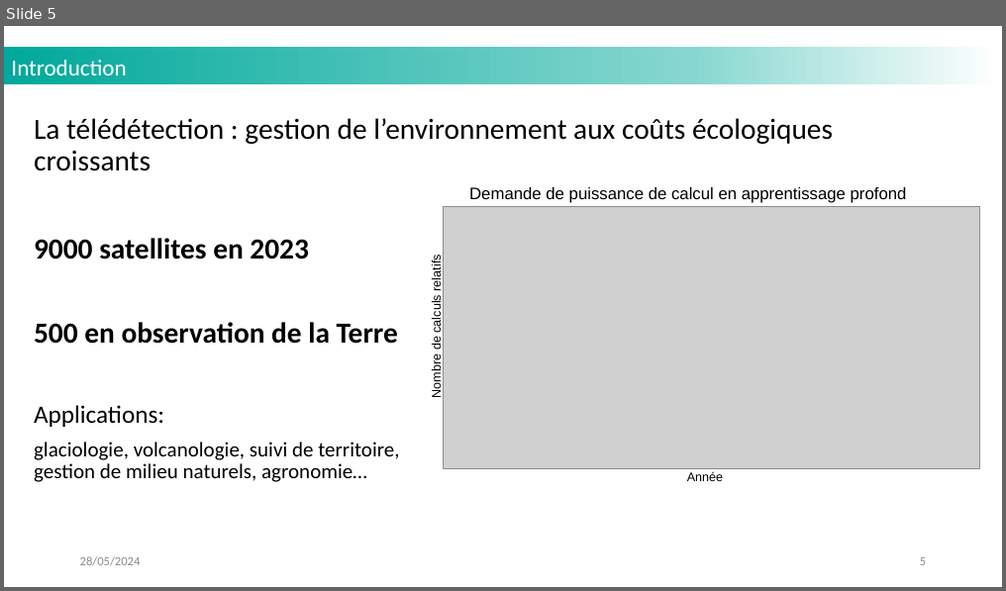
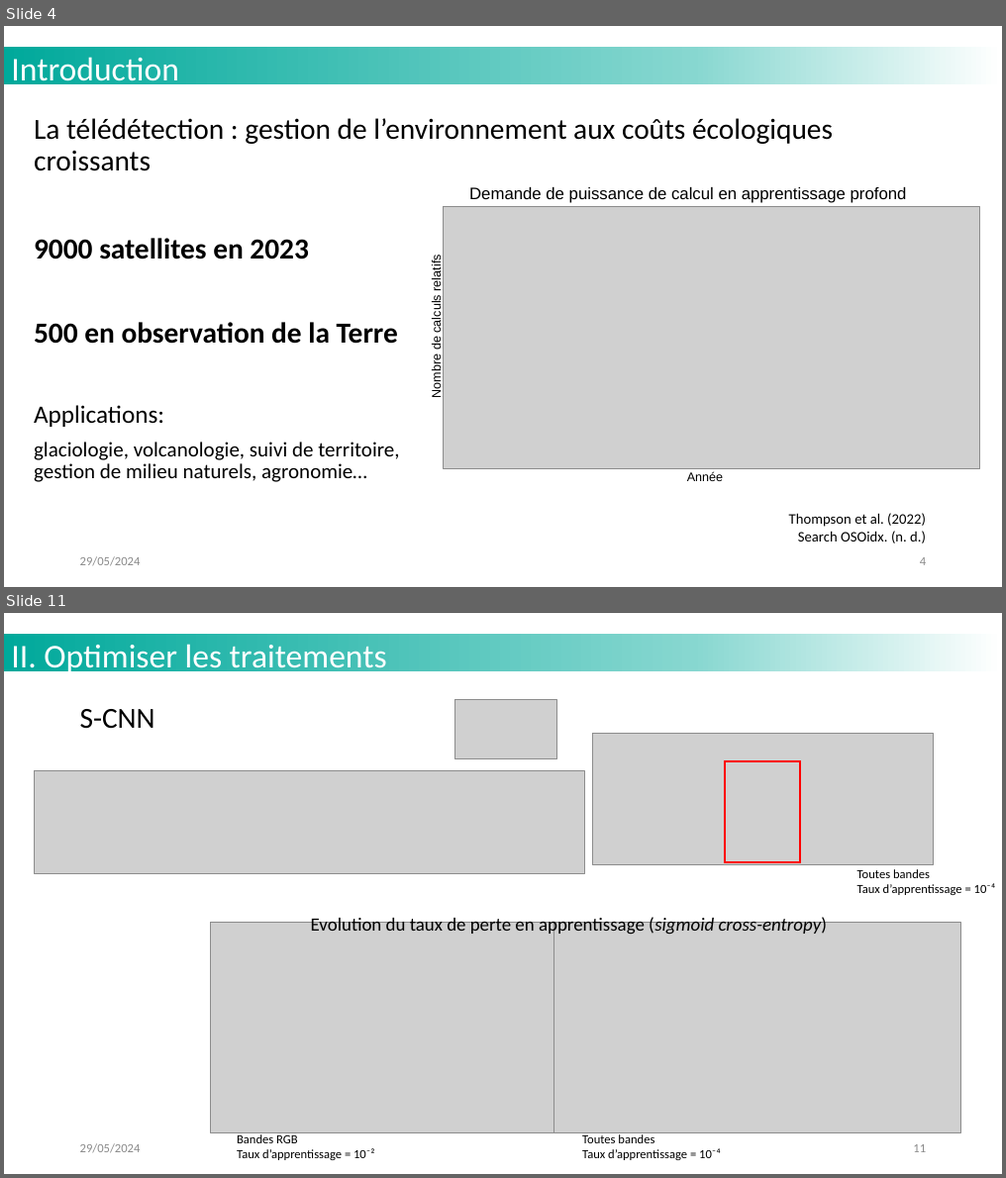
Before and after one commit to MattVerlynde/cahier-labo-stage, a slide deck: static/files_presentation/slides_presentation_stage_LISTIC_MVerlynde_2024.pptx. Shown one above the other, each under a label of ours: slide 5 before the commit, slides 4 and 11 after it; the slides between them are not shown. The pictures are 1006x591 and 1006x1178 pixels, drawn with LibreOffice and Linux fonts; fonts in the diff are those of the drawing; grey boxes stand for pictures; background and template pictures are left out. Boxes give left, top, right and bottom in pixels: in the first picture for what was removed or moved away, otherwise in the second. Text is boxed around its words. In the diff, an @@ line names an element or a change of style, - is before the commit and + after.

```diff
--- a/static/files_presentation/slides_presentation_stage_LISTIC_MVerlynde_2024.pptx
+++ b/static/files_presentation/slides_presentation_stage_LISTIC_MVerlynde_2024.pptx
@@ slide 11 added at bbox=[4, 613, 1002, 1174], background #FFFFFF; not listed: 1 template element that a slide beside it also shows @@
@@ text added at bbox=[11, 644, 387, 675], 32 pt, text #FFFFFF @@
+II. Optimiser les traitements
@@ picture added at bbox=[454, 700, 557, 759] @@
@@ text added at bbox=[80, 709, 155, 729], 28 pt, text #000000 @@
+S-CNN
@@ picture added at bbox=[592, 734, 934, 865] @@
@@ picture added at bbox=[34, 770, 584, 873] @@
@@ rectangle added at bbox=[725, 761, 800, 862], outline #FF0000 2.25 pt @@
@@ text added at bbox=[857, 869, 996, 895], 12 pt, text #000000 @@
+Toutes bandes
+Taux d’apprentissage = 10⁻⁴
@@ picture added at bbox=[211, 922, 556, 1134] @@
@@ text added at bbox=[311, 916, 827, 937], 18 pt, text #000000 @@
+Evolution du taux de perte en apprentissage (sigmoid cross-entropy)
@@ picture added at bbox=[554, 922, 961, 1134] @@
@@ text added at bbox=[80, 1144, 141, 1154], 12 pt, text #8B8B8B @@
+29/05/2024
@@ text added at bbox=[237, 1135, 374, 1160], 12 pt, text #000000 @@
+Bandes RGB
+Taux d’apprentissage = 10⁻²
@@ text added at bbox=[582, 1135, 721, 1160], 12 pt, text #000000 @@
+Toutes bandes
+Taux d’apprentissage = 10⁻⁴
@@ page number added at bbox=[913, 1145, 926, 1153], 12 pt, text #8B8B8B @@
+11
@@ what was slide 5 is now slide 4 @@
@@ slide 4 changed as well @@
@@ text "Introduction" at bbox=[11, 57, 178, 88]: size 22 to 32 pt @@
@@ text added at bbox=[789, 513, 926, 544], 14 pt, text #000000 @@
+Thompson et al. (2022)
+Search OSOidx. (n. d.)
@@ page number at bbox=[920, 558, 926, 566]: text changed @@
-5
+4
```
Also in this commit, not shown: 10 other slides changed, 6 other slides added, 5 slides removed, 2 other files.
